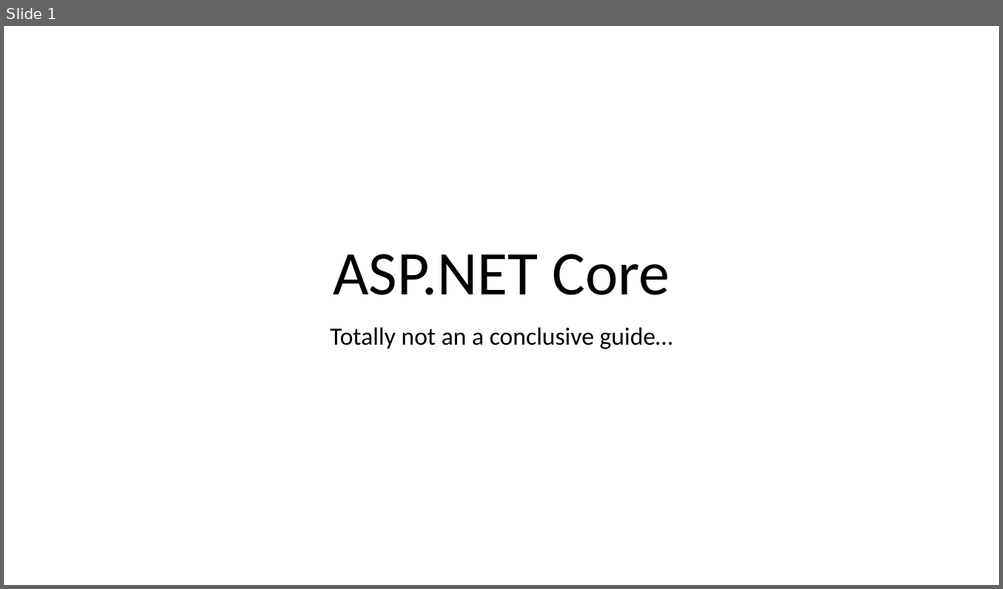
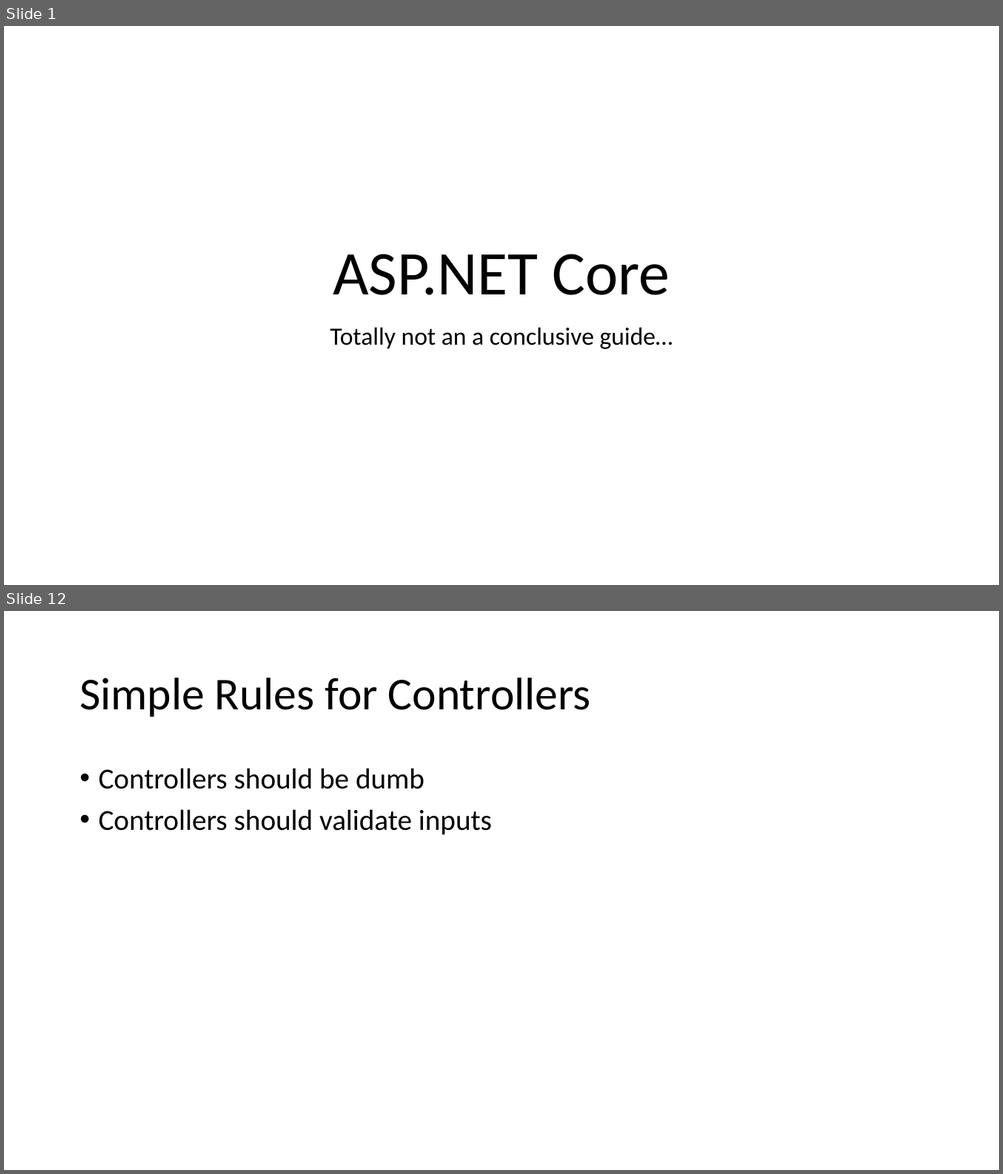
Before and after one commit to 1kevgriff/Workshop-SPA-with-ASPNETCORE-VueJS, a slide deck: Slides/6_ASPNET Core.pptx. Shown one above the other, each under a label of ours: slide 1 before the commit, slides 1 and 12 after it; the slides between them are not shown. The pictures are 1003x589 and 1003x1174 pixels, drawn with LibreOffice and Linux fonts; fonts in the diff are those of the drawing. Boxes give left, top, right and bottom in pixels: in the first picture for what was removed or moved away, otherwise in the second. Text is boxed around its words. In the diff, an @@ line names an element or a change of style, - is before the commit and + after.

```diff
--- a/Slides/6_ASPNET Core.pptx
+++ b/Slides/6_ASPNET Core.pptx
@@ slide 12 added at [4,611,999,1170], background #FFFFFF @@
@@ title added at [79,678,591,717], 44 pt, text #000000 @@
+Simple Rules for Controllers
@@ text added at [99,768,492,835], 28 pt, text #000000 @@
+• Controllers should be dumb
+• Controllers should validate inputs
```
Also in this commit, not shown: 26 other slides added, 5 other files.
